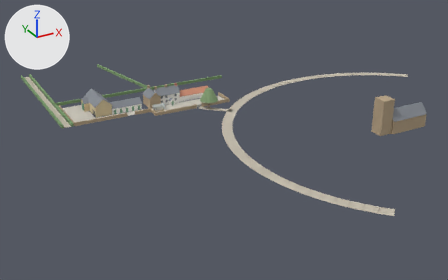
One commit to the glTF model models/tymawr.glb: the scene before it, then after it.
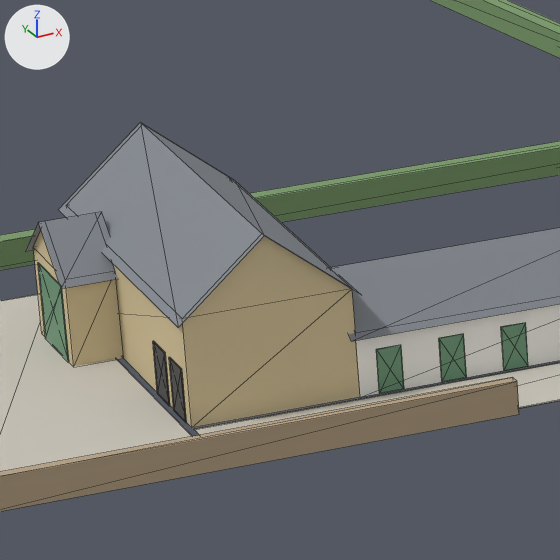
Each version is shown whole from a 50 mm lens placed at (-108.1, -252.4, 100.4), pointed at (15.9, -27.0, -12.3), then close up on the part from 17% to 29% of the width and 27% to 47% of the height. The lights are fixed; the arrows at upper left show +X, +Y and +Z. The last two pictures show the newer version. The close-ups show mesh edges as thin lines. Vertices at exactly the same position are counted once.

The scene before the commit, as lines of its bpy script (objects in view):
```python
me_tymawr = bpy.data.meshes.new('tymawr')
me_tymawr.from_pydata(...)  # 986 vertices, 1200 faces; spans x -52.0..129.0, y -130.0..70.0, z 0.0..15.0
me_tymawr.materials.append(mat_limewash)  # white #f7f6f0
me_tymawr.materials.append(mat_slate)  # grey #848990
me_tymawr.materials.append(mat_pantile)  # brown #ce8e73
me_tymawr.materials.append(mat_rubble)  # beige #b8a486
me_tymawr.materials.append(mat_dressed)  # beige #d8c79e
me_tymawr.materials.append(mat_brick)  # brown #c48676
me_tymawr.materials.append(mat_green)  # green #6f9b7c
me_tymawr.materials.append(mat_gravel)  # light grey #cbc7bc
me_tymawr.materials.append(mat_glass)  # grey #6c767c
me_tymawr.materials.append(mat_dark)  # dark grey #505050
me_tymawr.materials.append(mat_gate)  # dark grey #595d59
me_tymawr.materials.append(mat_pane)  # white #e1eded
me_tymawr.materials.append(mat_bark)  # brown #95816c
me_tymawr.materials.append(mat_leaf)  # green #86a276
me_tymawr.materials.append(mat_lane)  # light grey #c5bdad
me_tymawr.materials.append(mat_hedge)  # green #7c9b6c
ob_tymawr = bpy.data.objects.new('tymawr', me_tymawr)
ob_tymawr.location = (0.0, 0.0, 0.0)
```
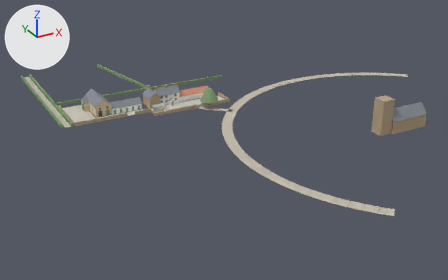
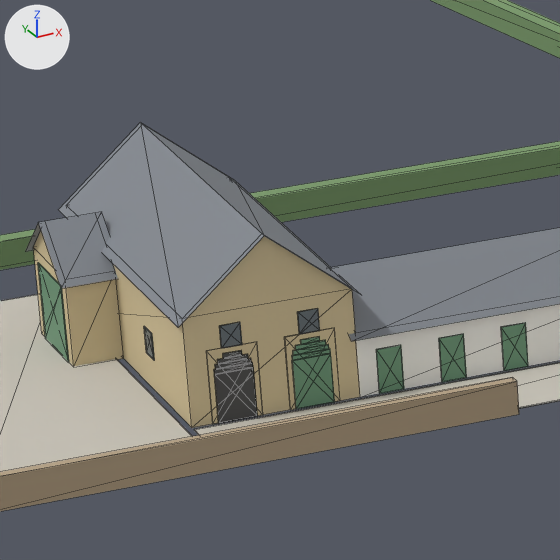
Location of each change, (x1, y1, x2, y2) in pixels of the close-ups (560 x 560 px; the box of a moved part takes in the faces that stretch with it):
part 1 of me_tymawr, moved or reshaped: before (153, 341, 170, 406); after (206, 342, 263, 424)
part 2 of me_tymawr, moved or reshaped: before (169, 357, 187, 423); after (284, 328, 340, 410)
part 3 of me_tymawr, added: after (292, 354, 335, 409)
part 4 of me_tymawr, added: after (292, 349, 331, 361)
part 5 of me_tymawr, added: after (293, 344, 329, 356)
part 6 of me_tymawr, added: after (295, 340, 326, 350)
part 7 of me_tymawr, added: after (301, 337, 320, 345)
part 8 of me_tymawr, added: after (219, 322, 242, 348)
part 9 of me_tymawr, added: after (297, 308, 320, 334)
part 10 of me_tymawr, added: after (144, 326, 155, 360)
part 11 of me_tymawr, added: after (214, 368, 258, 423)
part 12 of me_tymawr, added: after (214, 363, 253, 374)
part 13 of me_tymawr, added: after (215, 358, 252, 370)
part 14 of me_tymawr, added: after (217, 354, 248, 364)
part 15 of me_tymawr, added: after (223, 350, 242, 359)

The change, as a diff of the scene's bpy script:
```diff
--- a/models/tymawr.glb.py
+++ b/models/tymawr.glb.py
@@ me_tymawr @@
 # used by ob_tymawr; location = (0.0, 0.0, 0.0)
-me_tymawr.from_pydata(...)  # 986 vertices, 1200 faces; spans x -52.0..129.0, y -130.0..70.0, z 0.0..15.0
+me_tymawr.from_pydata(...)  # 1090 vertices, 1330 faces; spans x -52.0..129.0, y -130.0..70.0, z 0.0..15.0
+# me_tymawr part 1: the loose piece of 8 vertices spanning x -35.0, y 0.0..1.0, z 0.0..2.0 is moved by (2.0, -4.0, 0.0), in mat_dressed (beige #d8c79e)
+# me_tymawr part 2: the loose piece of 8 vertices spanning x -35.0, y -2.0..-1.0, z 0.0..2.0 is scaled about its middle by (44, 0.025, 1.37), then moved by (5.0, -2.0, 0.0), in mat_dressed (beige #d8c79e)
+# me_tymawr part 3: the loose piece of 8 vertices spanning x -27.0..-26.0, y -3.0, z 0.0..2.0 is copied, and the copy is moved by (-3.0, 0.0, 0.0); it spans x -30.0..-29.0, y -3.0, z 0.0..2.0
+# me_tymawr part 4: the loose piece of 8 vertices spanning x -27.0..-26.0, y -3.0, z 0.0..2.0 is copied, and the copy is scaled about its middle by (1.53, 1, 0.106), then moved by (-3.0, 0.0, 1.0); it spans x -30.0..-29.0, y -3.0, z 2.0
+# me_tymawr part 5: the loose piece of 8 vertices spanning x -27.0..-26.0, y -3.0, z 0.0..2.0 is copied, and the copy is scaled about its middle by (1.43, 1, 0.106), then moved by (-3.0, 0.0, 2.0); it spans x -30.0..-29.0, y -3.0, z 2.0..3.0
+# me_tymawr part 6: the loose piece of 8 vertices spanning x -27.0..-26.0, y -3.0, z 0.0..2.0 is copied, and the copy is moved by (-3.0, 0.0, 2.0); it spans x -30.0..-29.0, y -3.0, z 3.0
+# me_tymawr part 7: the loose piece of 8 vertices spanning x -27.0..-26.0, y -3.0, z 0.0..2.0 is copied, and the copy is moved by (-3.0, 0.0, 2.0); it spans x -30.0..-29.0, y -3.0, z 3.0
+# me_tymawr part 8: the loose piece of 8 vertices spanning x -35.0, y 0.0..1.0, z 0.0..2.0 is copied, and the copy is moved by (2.0, -4.0, 3.0), in mat_glass (grey #6c767c); it spans x -33.0..-32.0, y -3.0, z 3.0..4.0
+# me_tymawr part 9: the loose piece of 8 vertices spanning x -27.0..-26.0, y -3.0, z 0.0..2.0 is copied, and the copy is moved by (-3.0, 0.0, 3.0), in mat_glass (grey #6c767c); it spans x -30.0..-29.0, y -3.0, z 3.0..4.0
+# me_tymawr part 10: the loose piece of 8 vertices spanning x -35.0, y 0.0..1.0, z 0.0..2.0 is copied, and the copy is moved by (0.0, 1.0, 1.0), in mat_glass (grey #6c767c); it spans x -35.0, y 2.0, z 2.0..3.0
+# me_tymawr part 11: the loose piece of 8 vertices spanning x -35.0, y 0.0..1.0, z 0.0..2.0 is copied, and the copy is moved by (2.0, -4.0, 0.0); it spans x -34.0..-32.0, y -3.0, z 0.0..2.0
+# me_tymawr part 12: the loose piece of 8 vertices spanning x -35.0, y -2.0..-1.0, z 0.0..2.0 is copied, and the copy is scaled about its middle by (33.7, 0.0312, 0.0885), then moved by (2.0, -2.0, 1.0); it spans x -34.0..-32.0, y -3.0, z 2.0
+# me_tymawr part 13: the loose piece of 8 vertices spanning x -35.0, y -2.0..-1.0, z 0.0..2.0 is copied, and the copy is scaled about its middle by (31.5, 0.0312, 0.0885), then moved by (2.0, -2.0, 1.0); it spans x -34.0..-32.0, y -3.0, z 2.0..3.0
+# me_tymawr part 14: the loose piece of 8 vertices spanning x -27.0..-26.0, y -3.0, z 0.0..2.0 is copied, and the copy is moved by (-7.0, 0.0, 2.0), in mat_dark (dark grey #505050); it spans x -34.0..-32.0, y -3.0, z 3.0
+# me_tymawr part 15: the loose piece of 8 vertices spanning x -27.0..-26.0, y -3.0, z 0.0..2.0 is copied, and the copy is moved by (-7.0, 0.0, 2.0), in mat_dark (dark grey #505050); it spans x -33.0..-32.0, y -3.0, z 3.0
 me_tymawr.materials.append(mat_limewash)
```
